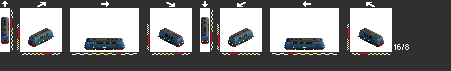
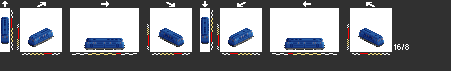
Before/after of a 451 × 71 layered artwork. What changed in the layer stack:
renamed "Layer 1" to "light", hid it over <box>2,41,383,45</box>
removed layer "dark roof" over <box>2,17,383,42</box>
removed layer "tågab 04" over <box>1,18,384,50</box>
renamed "Layer 3" to "mz2", painted on it over <box>1,17,384,50</box>
